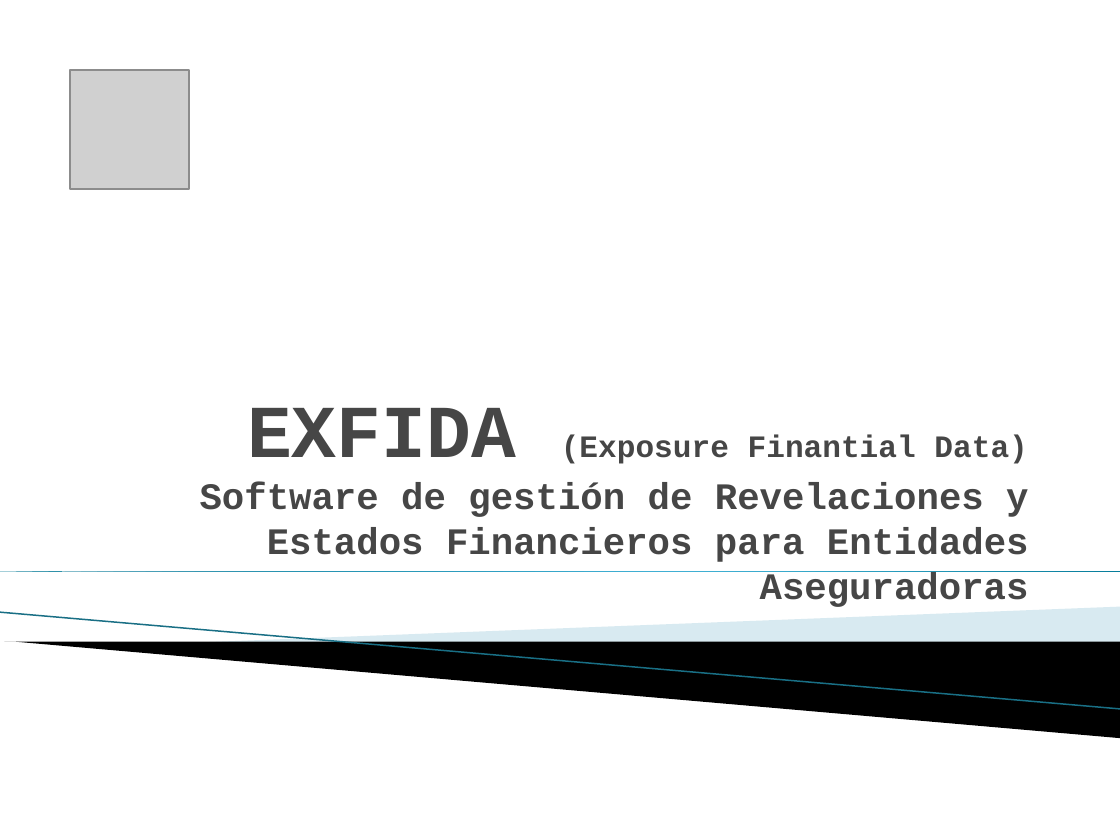
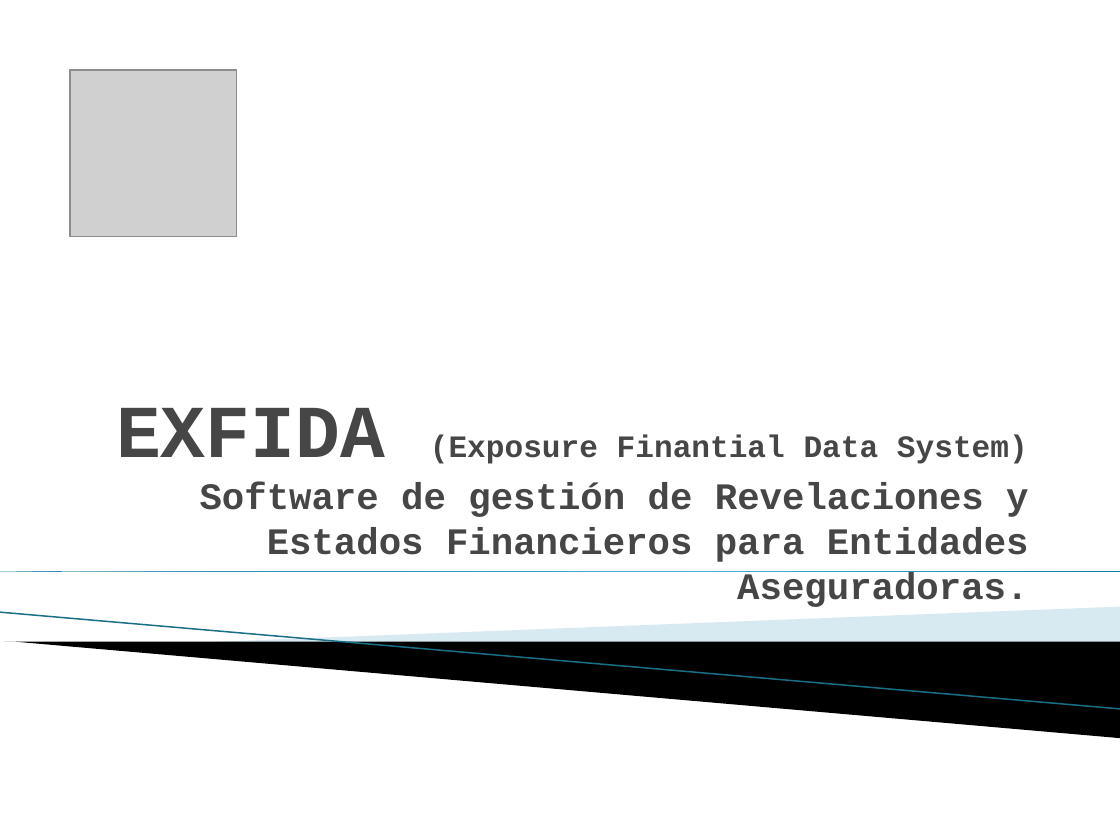
Before and after one commit to vicky1404/rev-ii, a slide deck: slide 1 of docs/comercial/brochure.pptx. Drawn at 1120x840 pixels with LibreOffice and Linux fonts; fonts in the diff are those of the drawing; grey boxes stand for pictures; background and template pictures are left out. Boxes give left, top, right and bottom in pixels: in the first picture for what was removed or moved away, otherwise in the second. Text is boxed around its words. In the diff, an @@ line names an element or a change of style, - is before the commit and + after.

```diff
--- a/docs/comercial/brochure.pptx
+++ b/docs/comercial/brochure.pptx
@@ picture resized from (x1=69, y1=69, x2=188, y2=188) to (x1=69, y1=69, x2=235, y2=235) @@
@@ title at (x1=116, y1=408, x2=1029, y2=607): text changed @@
-EXFIDA (Exposure Finantial Data)
-Software de gestión de Revelaciones y Estados Financieros para Entidades Aseguradoras
+EXFIDA (Exposure Finantial Data System)
+Software de gestión de Revelaciones y Estados Financieros para Entidades Aseguradoras.
```
Also in this commit, not shown: 11 other slides changed, 2 slides added, 1 other file.
